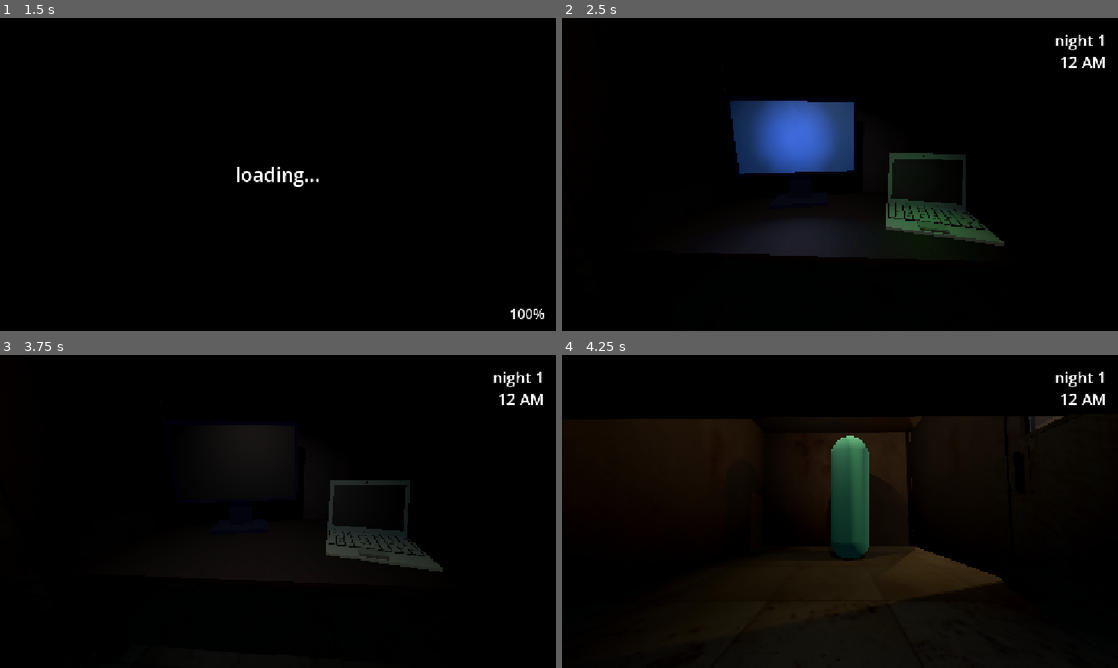
Above: before the commit, frames 1-4 (two rows, left to right).
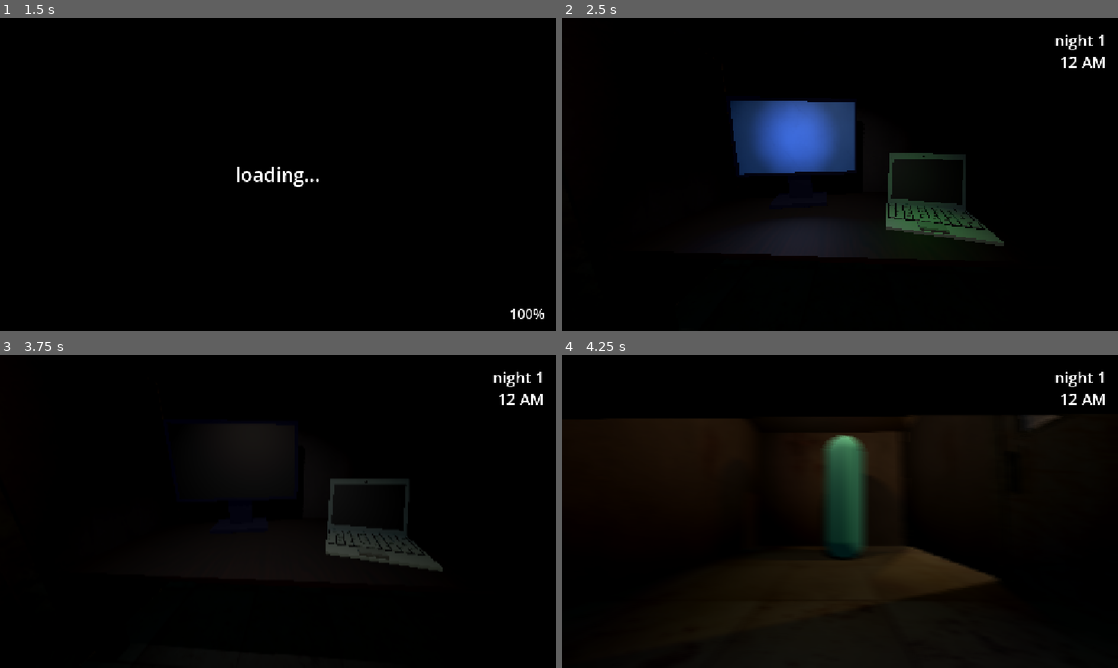
Above: after the commit, the same moments.

Repository: robotouz54/FNAFFanGame
Game: Godot game, scene res://main_menu.tscn
The game is run twice, just before and just after one commit, with the same random seed, the same clock (stepped at 60 frames per second) and the same inputs. Sound files missing from this copy of the repository are replaced by a short silence.
Inputs (mouse positions are in pixels of both pictures, inside the frame that each line leads up to):
- Up to frame 1 (1.5 s): click "yes" at 0.5 s; tap Enter at 1.25 s; move the mouse to (400, 158) at 1.27 s; hold D from 1.28 s (still down); tap E at 1.35 s; click (400, 158) at 1.42 s
- Up to frame 2 (2.5 s): tap Space at 1.52, 2.27 s; move the mouse to (728, 190) at 2.02 s; release D at 2.03 s; hold S from 2.03 s (still down); tap B at 2.1 s
- Up to frame 3 (3.75 s): move the mouse to (333, 442) at 2.77 s; release S at 2.78 s; hold D 2.78-3.53 s; tap U at 2.85 s; move the mouse to (250, 574) at 3.52 s; hold W from 3.53 s (still down); tap G at 3.6 s; click (250, 574) at 3.67 s
- Up to frame 4 (4.25 s): keep holding W; tap Space at 3.77 s

Frame 1 is identical in both runs. In frame 2, less than 0.1% of the frame differs, in the area x 31-78%, y 26-76%; in frame 3, 0.2%; in frame 4, 1.1%, in the area x 47-91%, y 19-73%.

Commit message:
added motion blur and tried to fix stuttering when ouz moves.

Diff:
--- a/camera_system_ui.gd
+++ b/camera_system_ui.gd
@@ -2082,6 +2082,8 @@
 	if not player or not is_instance_valid(player) or player.stream == null:
 		return
 	player.stop()
+	if source_3d == _lost_signal_audio:
+		player.pitch_scale = randf_range(0.80, 1.20)
 	player.play()
 
 
--- a/main.tscn
+++ b/main.tscn
@@ -6,6 +6,11 @@
 [ext_resource type="Script" uid="uid://dc7k85nthyw2w" path="res://game_manager.gd" id="4_1bvp3"]
 [ext_resource type="Script" uid="uid://dbusbcqu3wkjk" path="res://monster_ai.gd" id="5_lquwl"]
 [ext_resource type="Script" uid="uid://c2oyg5vucht0y" path="res://laptop_terminal.gd" id="6_laptop"]
+[ext_resource type="Script" path="res://motion_blur.gd" id="7_motion_blur"]
+[ext_resource type="Shader" path="res://motion_blur.gdshader" id="8_motion_blur"]
+
+[sub_resource type="ShaderMaterial" id="ShaderMaterial_motion_blur"]
+shader = ExtResource("8_motion_blur")
 
 [node name="Main" type="Control" unique_id=350637478]
 layout_mode = 3
@@ -16,6 +21,7 @@
 grow_vertical = 2
 
 [node name="SubViewportContainer" type="SubViewportContainer" parent="." unique_id=371047409]
+material = SubResource("ShaderMaterial_motion_blur")
 texture_filter = 1
 layout_mode = 1
 anchors_preset = 15
@@ -25,6 +31,7 @@
 grow_vertical = 2
 stretch = true
 stretch_shrink = 3
+script = ExtResource("7_motion_blur")
 
 [node name="SubViewport" type="SubViewport" parent="SubViewportContainer" unique_id=1114570575]
 handle_input_locally = false
--- /dev/null
+++ b/motion_blur.gd
@@ -0,0 +1,63 @@
+extends SubViewportContainer
+
+@export_range(0.0, 1.0, 0.01) var intensity: float = 0.20
+
+const SHUTTER_DURATION: float = 0.08
+const MAX_BLUR_DISTANCE: float = 0.12
+const ROTATION_SCALE: float = 0.75
+const TRANSLATION_SCALE: float = 0.2
+
+@onready var _render_viewport: SubViewport = $SubViewport
+
+var _previous_camera: Camera3D
+var _transform_history: Array[Transform3D] = []
+var _history_times: Array[float] = []
+var _shader_material: ShaderMaterial
+
+
+func _ready() -> void:
+	_shader_material = material as ShaderMaterial
+	if _shader_material == null:
+		push_error("Motion blur requires a ShaderMaterial on its SubViewportContainer.")
+
+
+func _process(_delta: float) -> void:
+	if _shader_material == null:
+		return
+
+	var camera := _render_viewport.get_camera_3d()
+	if camera == null:
+		_previous_camera = null
+		_transform_history.clear()
+		_history_times.clear()
+		_shader_material.set_shader_parameter("motion_vector", Vector2.ZERO)
+		return
+
+	var now := float(Time.get_ticks_msec()) / 1000.0
+	if camera != _previous_camera:
+		_previous_camera = camera
+		_transform_history.clear()
+		_history_times.clear()
+		_transform_history.append(camera.global_transform)
+		_history_times.append(now)
+		_shader_material.set_shader_parameter("motion_vector", Vector2.ZERO)
+		return
+
+	_transform_history.append(camera.global_transform)
+	_history_times.append(now)
+	var cutoff := now - SHUTTER_DURATION
+	while _history_times.size() > 2 and _history_times[1] < cutoff:
+		_history_times.pop_front()
+		_transform_history.pop_front()
+
+	var previous_transform := _transform_history[0]
+	var previous_basis := previous_transform.basis.orthonormalized()
+	var current_basis := camera.global_basis.orthonormalized()
+	var rotation_delta := (previous_basis.inverse() * current_basis).get_euler()
+	var translation_delta := previous_basis.inverse() * (camera.global_position - previous_transform.origin)
+	var motion_vector := Vector2(
+		-rotation_delta.y * ROTATION_SCALE - translation_delta.x * TRANSLATION_SCALE,
+		rotation_delta.x * ROTATION_SCALE + translation_delta.y * TRANSLATION_SCALE
+	)
+	motion_vector = motion_vector.limit_length(MAX_BLUR_DISTANCE) * clampf(intensity, 0.0, 1.0)
+	_shader_material.set_shader_parameter("motion_vector", motion_vector)
--- /dev/null
+++ b/motion_blur.gdshader
@@ -0,0 +1,15 @@
+shader_type canvas_item;
+
+uniform vec2 motion_vector = vec2(0.0);
+const int SAMPLE_COUNT = 9;
+
+void fragment() {
+	vec4 blurred_color = vec4(0.0);
+
+	for (int i = 0; i < SAMPLE_COUNT; i++) {
+		float sample_position = float(i) / float(SAMPLE_COUNT - 1);
+		blurred_color += texture(TEXTURE, UV - motion_vector * sample_position);
+	}
+
+	COLOR = blurred_color / float(SAMPLE_COUNT);
+}
--- a/node_3d.tscn
+++ b/node_3d.tscn
@@ -5291,13 +5291,12 @@
 [node name="Ouz" type="CSGCombiner3D" parent="." unique_id=2036351779]
 transform = Transform3D(0.56, 0, 0, 0, 0.56, 0, 0, 0, 0.56, -46.659973, 0, 2.5320268)
 autosmooth = true
-use_collision = true
 
 [node name="head" type="CSGCombiner3D" parent="Ouz" unique_id=389833239]
 transform = Transform3D(0.8847264, 0.46611014, 0, -0.4661101, 0.8847264, 0, 0, 0, 0.99999994, 0.70030856, 6.9737835, -9.8218155)
 
 [node name="kelle" type="CSGSphere3D" parent="Ouz/head" unique_id=1784185016]
-transform = Transform3D(0.8847257, -0.4661091, -6.422051e-08, 0.4661094, 0.88472515, 1.2189744e-07, -7.105419e-15, -1.3777974e-07, 0.9999983, 0.20205688, -1.7327805, 10.018042)
+transform = Transform3D(0.88472563, -0.4661091, -6.422051e-08, 0.46610934, 0.88472515, 1.2189744e-07, -7.105418e-15, -1.3777974e-07, 0.9999983, 0.20205688, -1.7327805, 10.018042)
 radius = 1.0362726
 radial_segments = 20
 rings = 20
--- a/ouz_ai.gd
+++ b/ouz_ai.gd
@@ -1,8 +1,7 @@
 extends Node
-## Ouz'un davranışlarını MayinMelih'in AI'sinden ayrı tutar.
-
-const MUSIC_BOX_ECHO_CAMERA := 10 # CAM 11
-const MUSIC_BOX_REMOTE_CAMERAS: Array[int] = [9, 8, 11] # CAM 10, CAM 9, CAM 6B
+
+const MUSIC_BOX_ECHO_CAMERA := 10
+const MUSIC_BOX_REMOTE_CAMERAS: Array[int] = [9, 8, 11]
 const LURE_CAM_ROOMS: PackedStringArray = [
 	"fireescape", "storage", "northhall", "janitorcloset", "backstage",
 	"frontauditorium", "coliseum", "westhall", "southhall", "tearoom",
@@ -35,14 +34,10 @@
 @export_range(-80.0, 12.0, 0.1) var office_ambience_monitor_db: float = -60.000
 @export_group("Karamsar WorldEnvironment")
 @export_range(1.0, 30.0, 0.5) var dread_env_fade_seconds: float = 10.0
-@export var dread_bg_color: Color = Color(0.14, 0.28, 0.48, 1.0)
-@export_range(0.0, 2.0, 0.05) var dread_ambient_energy: float = 1.12
-@export var dread_fog_color: Color = Color(0.32, 0.52, 0.78, 1.0)
-@export_range(0.001, 0.5, 0.001) var dread_fog_density: float = 0.009
-@export_range(0.5, 2.0, 0.05) var dread_contrast: float = 1.02
-@export_range(0.0, 1.5, 0.05) var dread_saturation: float = 0.85
-@export_range(0.2, 1.5, 0.05) var dread_brightness: float = 1.04
-@export var dread_light_color: Color = Color(0.45, 0.72, 1.0, 1.0)
+@export var dread_bg_color: Color = Color(0.18, 0.28, 0.44, 1.0)
+@export var dread_fog_color: Color = Color(0.28, 0.44, 0.68, 1.0)
+@export_range(0.0, 0.1, 0.001) var dread_fog_density: float = 0.003
+@export_range(0.0, 1.0, 0.05) var dread_blue_tint: float = 0.28
 @export_group("Oda Rotası")
 @export_range(15.0, 20.0, 0.5) var room_wait_min: float = 7.0
 @export_range(15.0, 20.0, 0.5) var room_wait_max: float = 10.0
@@ -91,14 +86,9 @@
 var _init_light_colors: Array[Color] = []
 var _dread_tween: Tween
 var _init_bg_color: Color
-var _init_ambient_energy: float
 var _init_fog_enabled: bool
 var _init_fog_color: Color
 var _init_fog_density: float
-var _init_adj_enabled: bool
-var _init_contrast: float
-var _init_saturation: float
-var _init_brightness: float
 var _transforming_sound: Node
 var _transforming_reverb: AudioEffectReverb
 var _first_knock_sound: AudioStreamPlayer3D
@@ -237,7 +227,6 @@
 	if _ended:
 		return
 
-	# Commonroom içinde poz değişimi
 	await _play_pose_with_signal(AWAKE_POSE, true)
 	await _wait_commonroom_pose_change()
 	if _ended:
@@ -251,7 +240,6 @@
 	if _ended:
 		return
 
-	# Vent rotası bu sürümde kapalı; uyanışın ilk hedefi her zaman South Hall.
 	await _teleport_with_signal("southhall", STANDING_POSE, 1.0, true)
 	if _ended:
 		return
@@ -259,7 +247,6 @@
 	if _ended:
 		return
 
-	# ouzSpot_southhall -> ouzSpot_preSouthhall -> ouzSpot_preDoorWindow -> ouzSpot_DoorWindow
 	await _walk_to_room_with_signal("preSouthhall", STANDING_POSE, office_approach_walk_seconds)
 	if _ended:
 		return
@@ -284,10 +271,14 @@
 
 	var door_already_broken := _door != null and is_instance_valid(_door) and _door.is_broken
 	if not door_already_broken:
+		if _camera_ui and is_instance_valid(_camera_ui) and _camera_ui.is_open():
+			if _camera_ui.has_method("force_close"):
+				_camera_ui.force_close()
+			elif _camera_ui.has_method("interrupt_for_jumpscare"):
+				_camera_ui.interrupt_for_jumpscare()
 		_set_pose(KICKING_POSE)
 		_break_door_stage3()
-		if _player_camera:
-			_player_camera.shake(0.7, 0.6)
+		_shake_camera_on_door_kick(0.7, 0.6)
 
 		var post_break_delay := randf_range(
 			minf(post_break_jumpscare_delay_min, post_break_jumpscare_delay_max),
@@ -305,6 +296,34 @@
 	await _start_jumpscare()
 
 
+func _shake_camera_on_door_kick(intensity: float, duration: float) -> void:
+	if not _player_camera or not is_instance_valid(_player_camera):
+		return
+	if _player_camera.has_method("shake"):
+		_player_camera.shake(intensity, duration)
+	var base_pos := _player_camera.position
+	var base_rot := _player_camera.rotation
+	var elapsed := 0.0
+	var shake_dur := maxf(duration, 0.05)
+	while elapsed < shake_dur and not _ended:
+		await get_tree().process_frame
+		if not is_instance_valid(_player_camera):
+			return
+		elapsed += get_process_delta_time()
+		var decay := 1.0 - clampf(elapsed / shake_dur, 0.0, 1.0)
+		var jitter := intensity * 0.08 * decay
+		_player_camera.position = base_pos + Vector3(
+			randf_range(-1.0, 1.0), randf_range(-1.0, 1.0), randf_range(-0.5, 0.5)
+		) * jitter
+		var rot_jitter := deg_to_rad(10.0 * intensity * decay)
+		_player_camera.rotation = base_rot + Vector3(
+			randf_range(-1.0, 1.0), randf_range(-1.0, 1.0), randf_range(-0.6, 0.6)
+		) * rot_jitter
+	if is_instance_valid(_player_camera):
+		_player_camera.position = base_pos
+		_player_camera.rotation = base_rot
+
+
 func _setup_world_environment() -> void:
 	if not _world_env or not is_instance_valid(_world_env):
 		return
@@ -315,14 +334,9 @@
 	if _env_initialized:
 		return
 	_init_bg_color = _env.background_color
-	_init_ambient_energy = _env.ambient_light_energy
 	_init_fog_enabled = _env.fog_enabled
 	_init_fog_color = _env.fog_light_color
 	_init_fog_density = _env.fog_density
-	_init_adj_enabled = _env.adjustment_enabled
-	_init_contrast = _env.adjustment_contrast
-	_init_saturation = _env.adjustment_saturation
-	_init_brightness = _env.adjustment_brightness
 	_env_initialized = true
 
 
@@ -344,6 +358,15 @@
 			_init_light_colors.append(light_node.light_color)
 
 
+func _tint_color_blue(base_color: Color, strength: float) -> Color:
+	var s := clampf(strength, 0.0, 1.0)
+	var tinted := base_color.lerp(Color(0.55, 0.78, 1.0, base_color.a), s)
+	tinted.r = minf(tinted.r, base_color.r * lerp(1.0, 0.85, s))
+	tinted.g = minf(tinted.g, base_color.g * lerp(1.0, 0.95, s))
+	tinted.b = maxf(tinted.b, base_color.b)
+	return tinted
+
+
 func _reset_dread_environment_and_lights() -> void:
 	if _dread_tween and _dread_tween.is_valid():
 		_dread_tween.kill()
@@ -352,14 +375,9 @@
 	if _env and _env_initialized:
 		if _env.background_mode == Environment.BG_COLOR:
 			_env.background_color = _init_bg_color
-		_env.ambient_light_energy = _init_ambient_energy
 		_env.fog_enabled = _init_fog_enabled
 		_env.fog_light_color = _init_fog_color
 		_env.fog_density = _init_fog_density
-		_env.adjustment_enabled = _init_adj_enabled
-		_env.adjustment_contrast = _init_contrast
-		_env.adjustment_saturation = _init_saturation
-		_env.adjustment_brightness = _init_brightness
 
 	for i in range(mini(_map_lights.size(), _init_light_colors.size())):
 		var light_node := _map_lights[i]
@@ -380,24 +398,9 @@
 	if has_env:
 		if _env.background_mode == Environment.BG_COLOR:
 			_env.background_color = _init_bg_color
-		_env.ambient_light_energy = _init_ambient_energy
 		_env.fog_enabled = true
-		if not _init_fog_enabled:
-			_env.fog_light_color = dread_fog_color
-			_env.fog_density = 0.0
-		else:
-			_env.fog_light_color = _init_fog_color
-			_env.fog_density = _init_fog_density
-
-		_env.adjustment_enabled = true
-		if not _init_adj_enabled:
-			_env.adjustment_contrast = 1.0
-			_env.adjustment_saturation = 1.0
-			_env.adjustment_brightness = 1.0
-		else:
-			_env.adjustment_contrast = _init_contrast
-			_env.adjustment_saturation = _init_saturation
-			_env.adjustment_brightness = _init_brightness
+		_env.fog_light_color = _init_fog_color if _init_fog_enabled else dread_fog_color
+		_env.fog_density = _init_fog_density if _init_fog_enabled else 0.0
 
 	for i in range(mini(_map_lights.size(), _init_light_colors.size())):
 		var light_node := _map_lights[i]
@@ -411,19 +414,24 @@
 	_dread_tween.set_parallel(true)
 	_dread_tween.set_trans(Tween.TRANS_SINE)
 	_dread_tween.set_ease(Tween.EASE_IN_OUT)
+
 	if has_env:
 		if _env.background_mode == Environment.BG_COLOR:
-			_dread_tween.tween_property(_env, "background_color", dread_bg_color, duration)
-		_dread_tween.tween_property(_env, "ambient_light_energy", dread_ambient_energy, duration)
-		_dread_tween.tween_property(_env, "fog_light_color", dread_fog_color, duration)
-		_dread_tween.tween_property(_env, "fog_density", dread_fog_density, duration)
-		_dread_tween.tween_property(_env, "adjustment_contrast", dread_contrast, duration)
-		_dread_tween.tween_property(_env, "adjustment_saturation", dread_saturation, duration)
-		_dread_tween.tween_property(_env, "adjustment_brightness", dread_brightness, duration)
-
-	for light_node in _map_lights:
+			var target_bg := _init_bg_color.lerp(dread_bg_color, dread_blue_tint)
+			_dread_tween.tween_property(_env, "background_color", target_bg, duration)
+		var target_fog_color := _tint_color_blue(
+			_init_fog_color if _init_fog_enabled else dread_fog_color,
+			dread_blue_tint
+		)
+		var target_fog_density := maxf(_init_fog_density, dread_fog_density) if _init_fog_enabled else dread_fog_density
+		_dread_tween.tween_property(_env, "fog_light_color", target_fog_color, duration)
+		_dread_tween.tween_property(_env, "fog_density", target_fog_density, duration)
+
+	for i in range(mini(_map_lights.size(), _init_light_colors.size())):
+		var light_node := _map_lights[i]
 		if light_node and is_instance_valid(light_node):
-			_dread_tween.tween_property(light_node, "light_color", dread_light_color, duration)
+			var target_light := _tint_color_blue(_init_light_colors[i], dread_blue_tint)
+			_dread_tween.tween_property(light_node, "light_color", target_light, duration)
 
 
 func _break_door_stage3() -> void:
Not shown, added: motion_blur.gd.uid
Not shown, added: motion_blur.gdshader.uid
Binary file changed: translations/texts.en.translation
Binary file changed: translations/texts.tr.translation
